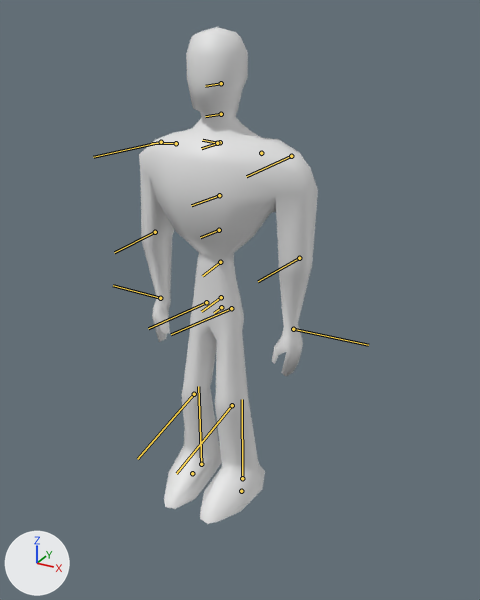
What one commit did to the FBX model trunk/BigStarGala/Assets/Models/male.FBX.
One viewpoint serves both versions: a 50 mm lens placed at (2.7, -4.54, 4.19), pointed at (0.15, 0.1, 1.87). The axes (+X, +Y, +Z) are drawn at lower left. The lights are the same throughout. Both versions are drawn at frame 92 of the action 'Take 001'; the numbers are the values there. The bones that bend it are drawn over the model as lines.
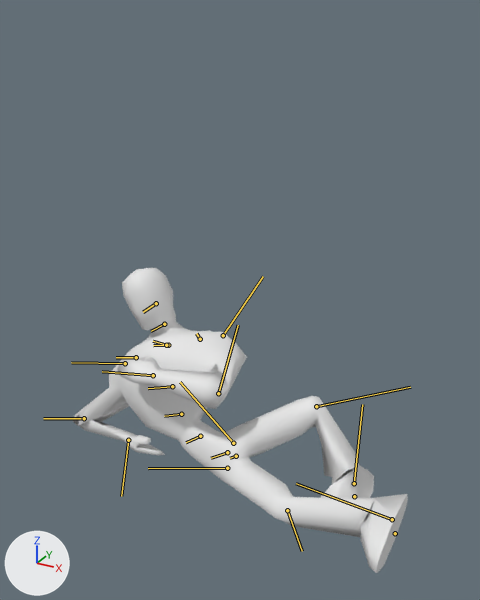
What differs and where, as boxes (x1, y1, x2, y2) in the pictures (480 x 600 px):
'Cylinder002', posed (87% wider, 39% shorter): before (139, 27, 318, 524); after (73, 268, 408, 573)
bone 'Base HumanPelvis', root to tip: before (221, 307) to (214, 313); after (236, 456) to (230, 458)
bone 'Base HumanLThigh', root to tip: before (231, 308) to (171, 334); after (233, 443) to (180, 382)
bone 'Base HumanLCalf', root to tip: before (232, 405) to (176, 473); after (316, 406) to (410, 387)
bone 'Base HumanLFoot', root to tip: before (242, 478) to (242, 399); after (354, 483) to (362, 404)
bone 'Base HumanRThigh', root to tip: before (206, 302) to (148, 328); after (227, 468) to (148, 468)
bone 'Base HumanRCalf', root to tip: before (194, 394) to (137, 459); after (287, 510) to (302, 551)
bone 'Base HumanRFoot', root to tip: before (201, 464) to (198, 386); after (392, 519) to (296, 483)
bone 'Base HumanSpine1', root to tip: before (221, 297) to (201, 311); after (227, 452) to (211, 458)
bone 'Base HumanSpine2', root to tip: before (220, 262) to (202, 276); after (200, 436) to (186, 442)
bone 'Base HumanSpine3', root to tip: before (219, 230) to (200, 237); after (181, 414) to (164, 416)
bone 'Base HumanSpine4', root to tip: before (219, 195) to (191, 205); after (172, 386) to (148, 388)
bone 'Base HumanRibcage', root to tip: before (220, 142) to (201, 148); after (168, 345) to (153, 345)
bone 'Base HumanLUpperarm', root to tip: before (291, 156) to (246, 176); after (223, 335) to (263, 276)
bone 'Base HumanLForearm', root to tip: before (299, 258) to (258, 281); after (218, 393) to (238, 325)
bone 'Base HumanLPalm', root to tip: before (293, 329) to (368, 345); after (153, 375) to (102, 371)
bone 'Base HumanRUpperarm', root to tip: before (161, 142) to (93, 157); after (125, 363) to (71, 362)
bone 'Base HumanRForearm', root to tip: before (155, 232) to (114, 252); after (84, 418) to (43, 418)
bone 'Base HumanRPalm', root to tip: before (160, 298) to (113, 285); after (128, 440) to (121, 496)
bone 'Base HumanNeck1', root to tip: before (217, 143) to (202, 140); after (166, 345) to (153, 341)
bone 'Base HumanNeck2', root to tip: before (221, 114) to (205, 116); after (164, 324) to (151, 331)
bone 'Base HumanHead', root to tip: before (221, 83) to (205, 86); after (156, 303) to (143, 312)

Edits to the bpy script that builds the scene:
```text
Change bone_base_humanpelvis:
    where bone_base_humanpelvis = bpy.data.objects['Armature'].pose.bones['Base HumanPelvis']
    bone_base_humanpelvis.location: (0.0, 0.0, 0.0) -> (-152.2, -0.5, 14.3)
    bone_base_humanpelvis.rotation_quaternion: (1.0, 0.0, 0.0, 0.0) -> (0.707, 0.14, 0.677, -0.149)  # degrees (0, 0, 0) -> degrees (-5, 88, -28)
Change bone_base_humanlthigh:
    where bone_base_humanlthigh = bpy.data.objects['Armature'].pose.bones['Base HumanLThigh']  # child of 'Base HumanPelvis'
    bone_base_humanlthigh.rotation_quaternion: (0.999, 0.0, 0.001, 0.04) -> (0.869, -0.386, 0.303, 0.058)  # degrees (0, 0, 5) -> degrees (-51, 35, -9)
Change bone_base_humanlcalf:
    where bone_base_humanlcalf = bpy.data.objects['Armature'].pose.bones['Base HumanLCalf']  # child of 'Base HumanLThigh'
    bone_base_humanlcalf.rotation_quaternion: (0.997, -0.002, -0.002, -0.08) -> (0.725, -0.009, -0.15, -0.672)  # degrees (0, 0, -9) -> degrees (11, -13, -87)
Change bone_base_humanlfoot:
    where bone_base_humanlfoot = bpy.data.objects['Armature'].pose.bones['Base HumanLFoot']  # child of 'Base HumanLCalf'
    bone_base_humanlfoot.rotation_quaternion: (0.999, 0.0, -0.002, 0.04) -> (0.631, -0.205, -0.731, -0.162)  # degrees (0, 0, 5) -> degrees (8, -99, -38)
Change bone_base_humanrthigh:
    where bone_base_humanrthigh = bpy.data.objects['Armature'].pose.bones['Base HumanRThigh']  # child of 'Base HumanPelvis'
    bone_base_humanrthigh.rotation_quaternion: (0.999, 0.0, -0.001, 0.04) -> (0.981, 0.018, 0.031, 0.191)  # degrees (0, 0, 5) -> degrees (3, 3, 22)
Change bone_base_humanrcalf:
    where bone_base_humanrcalf = bpy.data.objects['Armature'].pose.bones['Base HumanRCalf']  # child of 'Base HumanRThigh'
    bone_base_humanrcalf.rotation_quaternion: (0.997, 0.002, 0.002, -0.08) -> (0.917, 0.006, 0.06, -0.394)  # degrees (0, 0, -9) -> degrees (-2, 7, -47)
Change bone_base_humanrfoot:
    where bone_base_humanrfoot = bpy.data.objects['Armature'].pose.bones['Base HumanRFoot']  # child of 'Base HumanRCalf'
    bone_base_humanrfoot.rotation_quaternion: (0.999, 0.0, 0.002, 0.04) -> (0.954, -0.04, -0.203, 0.217)  # degrees (0, 0, 5) -> degrees (-10, -22, 28)
Change bone_base_humanspine1:
    where bone_base_humanspine1 = bpy.data.objects['Armature'].pose.bones['Base HumanSpine1']  # child of 'Base HumanPelvis'
    bone_base_humanspine1.rotation_quaternion: (1.0, 0.0, 0.0, 0.0) -> (0.996, -0.001, -0.084, -0.001)  # degrees (0, 0, 0) -> degrees (0, -10, 0)
Change bone_base_humanspine2:
    where bone_base_humanspine2 = bpy.data.objects['Armature'].pose.bones['Base HumanSpine2']  # child of 'Base HumanSpine1'
    bone_base_humanspine2.rotation_quaternion: (1.0, 0.0, 0.0, 0.0) -> (0.983, -0.021, -0.181, -0.001)  # degrees (0, 0, 0) -> degrees (-3, -21, 0)
Change bone_base_humanspine3:
    where bone_base_humanspine3 = bpy.data.objects['Armature'].pose.bones['Base HumanSpine3']  # child of 'Base HumanSpine2'
    bone_base_humanspine3.rotation_quaternion: (1.0, 0.0, 0.0, 0.0) -> (0.982, 0.001, -0.187, 0.0)  # degrees (0, 0, 0) -> degrees (0, -22, 0)
Change bone_base_humanspine4:
    where bone_base_humanspine4 = bpy.data.objects['Armature'].pose.bones['Base HumanSpine4']  # child of 'Base HumanSpine3'
    bone_base_humanspine4.rotation_quaternion: (1.0, 0.0, 0.0, 0.0) -> (0.992, 0.006, -0.13, -0.002)  # degrees (0, 0, 0) -> degrees (1, -15, 0)
Change bone_base_humanribcage:
    where bone_base_humanribcage = bpy.data.objects['Armature'].pose.bones['Base HumanRibcage']  # child of 'Base HumanSpine4'
    bone_base_humanribcage.rotation_quaternion: (1.0, 0.0, 0.0, 0.0) -> (0.998, 0.015, 0.055, -0.007)  # degrees (0, 0, 0) -> degrees (2, 6, -1)
Change bone_base_humanlupperarm:
    where bone_base_humanlupperarm = bpy.data.objects['Armature'].pose.bones['Base HumanLUpperarm']  # child of 'Base HumanLCollarbone'
    bone_base_humanlupperarm.rotation_quaternion: (1.0, 0.0, 0.0, 0.0) -> (0.806, -0.456, -0.175, 0.335)  # degrees (0, 0, 0) -> degrees (-58, 1, 44)
Change bone_base_humanlforearm:
    where bone_base_humanlforearm = bpy.data.objects['Armature'].pose.bones['Base HumanLForearm']  # child of 'Base HumanLUpperarm'
    bone_base_humanlforearm.rotation_quaternion: (1.0, 0.0, 0.0, 0.0) -> (0.571, 0.322, -0.735, 0.172)  # degrees (0, 0, 0) -> degrees (-22, -108, 63)
Change bone_base_humanlpalm:
    where bone_base_humanlpalm = bpy.data.objects['Armature'].pose.bones['Base HumanLPalm']  # child of 'Base HumanLForearm'
    bone_base_humanlpalm.rotation_quaternion: (1.0, 0.0, 0.0, 0.0) -> (0.982, 0.022, 0.013, -0.19)  # degrees (0, 0, 0) -> degrees (2, 2, -22)
Change bone_base_humanrupperarm:
    where bone_base_humanrupperarm = bpy.data.objects['Armature'].pose.bones['Base HumanRUpperarm']  # child of 'Base HumanRCollarbone'
    bone_base_humanrupperarm.rotation_quaternion: (1.0, 0.0, 0.0, 0.0) -> (0.911, 0.003, -0.411, 0.023)  # degrees (0, 0, 0) -> degrees (-1, -49, 3)
Change bone_base_humanrforearm:
    where bone_base_humanrforearm = bpy.data.objects['Armature'].pose.bones['Base HumanRForearm']  # child of 'Base HumanRUpperarm'
    bone_base_humanrforearm.rotation_quaternion: (1.0, 0.0, 0.0, 0.0) -> (0.611, -0.001, 0.788, 0.071)  # degrees (0, 0, 0) -> degrees (-25, 105, -19)
Change bone_base_humanrpalm:
    where bone_base_humanrpalm = bpy.data.objects['Armature'].pose.bones['Base HumanRPalm']  # child of 'Base HumanRForearm'
    bone_base_humanrpalm.rotation_quaternion: (1.0, 0.0, 0.0, 0.0) -> (0.999, 0.017, -0.009, -0.027)  # degrees (0, 0, 0) -> degrees (2, -1, -3)
Change bone_base_humanneck1:
    where bone_base_humanneck1 = bpy.data.objects['Armature'].pose.bones['Base HumanNeck1']  # child of 'Base HumanRibcage'
    bone_base_humanneck1.rotation_quaternion: (1.0, 0.0, 0.0, 0.0) -> (0.999, -0.015, -0.003, 0.031)  # degrees (0, 0, 0) -> degrees (-2, 0, 4)
Change bone_base_humanneck2:
    where bone_base_humanneck2 = bpy.data.objects['Armature'].pose.bones['Base HumanNeck2']  # child of 'Base HumanNeck1'
    bone_base_humanneck2.rotation_quaternion: (1.0, 0.0, 0.0, 0.0) -> (0.989, -0.067, 0.001, 0.134)  # degrees (0, 0, 0) -> degrees (-8, 1, 15)
Change bone_base_humanhead:
    where bone_base_humanhead = bpy.data.objects['Armature'].pose.bones['Base HumanHead']  # child of 'Base HumanNeck2'
    bone_base_humanhead.rotation_quaternion: (1.0, 0.0, 0.0, 0.0) -> (0.999, -0.016, -0.003, 0.03)  # degrees (0, 0, 0) -> degrees (-2, 0, 3)
```
